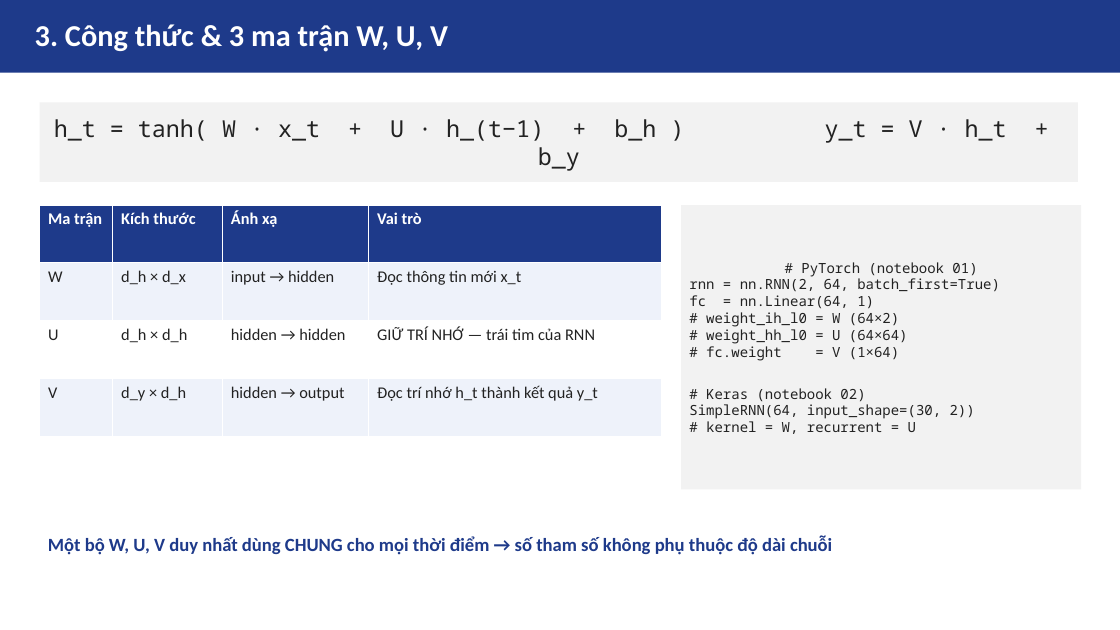
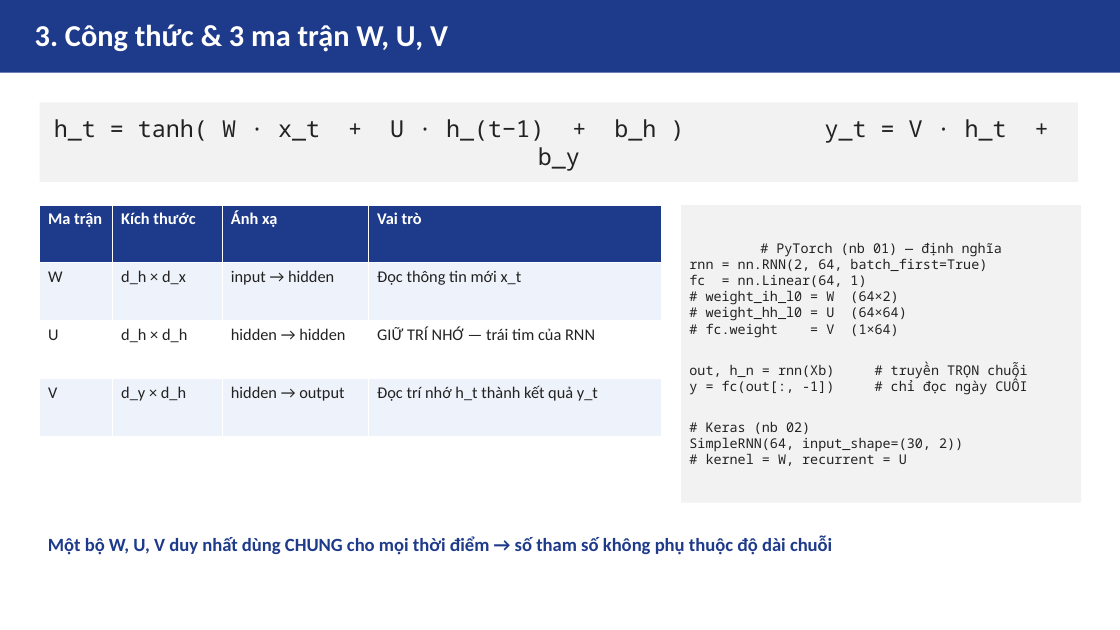
Before and after one commit to lucnguyen1375/HTTM-Presentation, a slide deck: slide 3 of asm06/slides/rnn.pptx. Drawn at 1120x630 pixels with LibreOffice and Linux fonts; fonts in the diff are those of the drawing. Boxes give left, top, right and bottom in pixels: in the first picture for what was removed or moved away, otherwise in the second. Text is boxed around its words. In the diff, an @@ line names an element or a change of style, - is before the commit and + after.

```diff
--- a/asm06/slides/rnn.pptx
+++ b/asm06/slides/rnn.pptx
@@ rectangle "# PyTorch (nb 01) — ...": place and size @@
-rectangle "# PyTorch (nb 01) — ..." at [681,205,1081,490]
+rectangle "# PyTorch (nb 01) — ..." at [681,205,1081,502]
@@ text in rectangle at [689,256,987,466]: size 12 to 11.5 pt in "rnn = nn.RNN(2, 64, batch_first=True)", "fc = nn.Linear(64, 1)", "# weight_ih_l0 = W (64×2)", "# weight_hh_l0 = U (64×64)" and 3 more places @@
@@ text in rectangle at [776,242,1002,257]: text changed; size 12 to 11.5 pt @@
-# PyTorch (notebook 01)
+# PyTorch (nb 01) — định nghĩa
@@ text in rectangle at [689,365,1027,434]: text changed; size 12 to 11.5 pt @@
-# Keras (notebook 02)
+out, h_n = rnn(Xb) # truyền TRỌN chuỗi
+y = fc(out[:, -1]) # chỉ đọc ngày CUỐI
+# Keras (nb 02)
```
Also in this commit, not shown: 3 other slides changed, 5 slides added, 3 slides removed, 1 other file.
